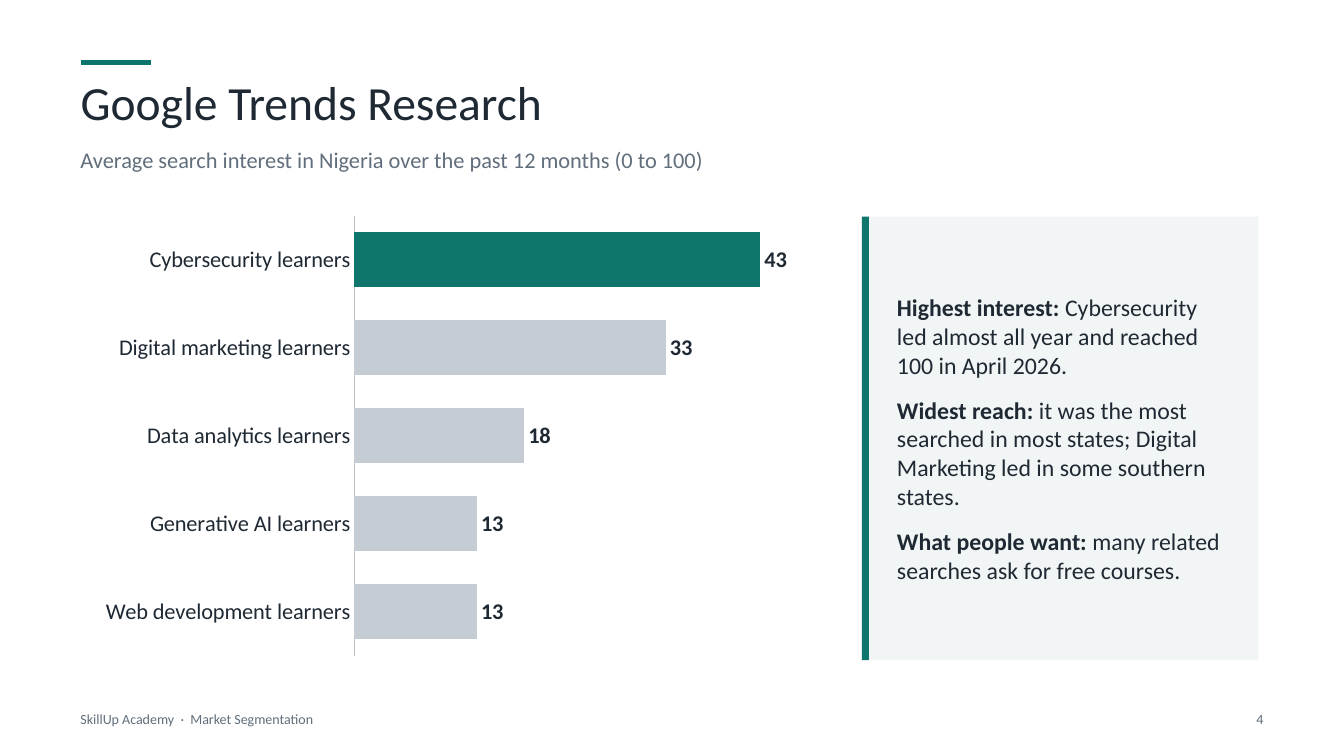
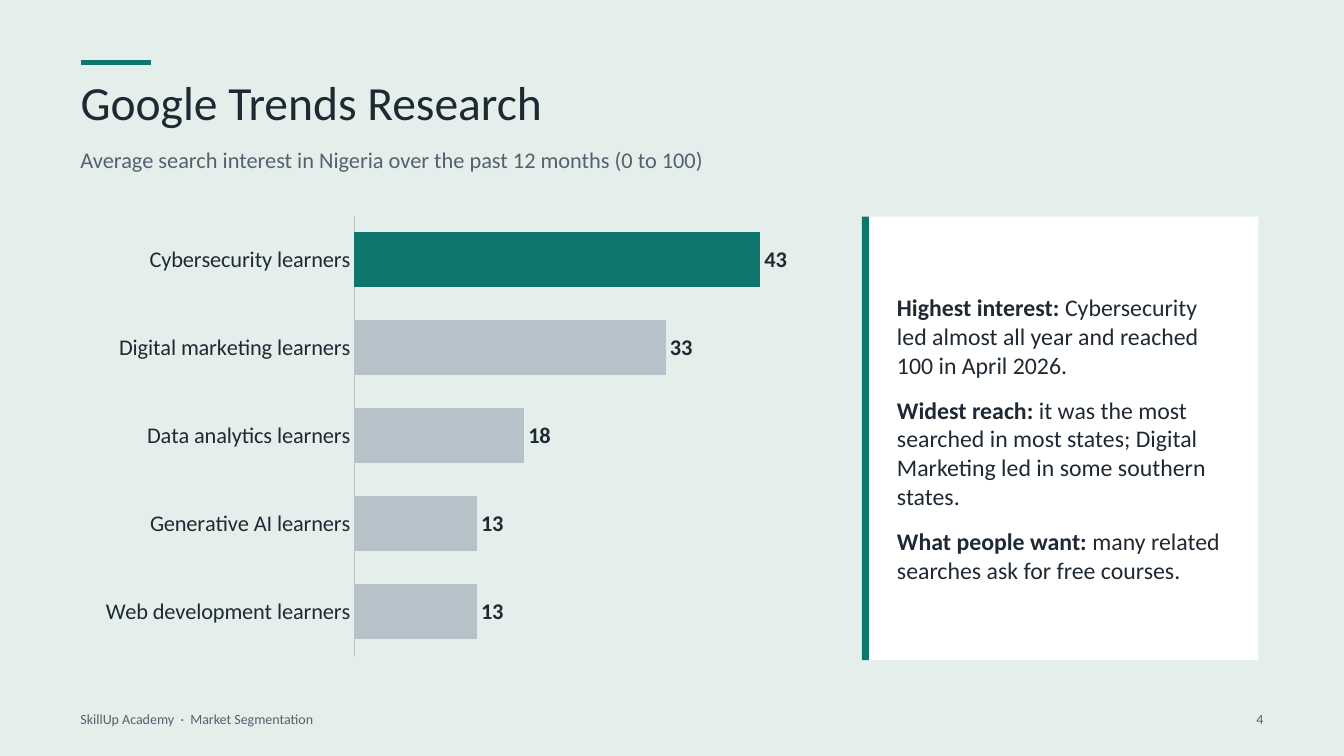
Before and after one commit to BadboyVee/BlackHoleeee, a slide deck: slide 4 of segmentation/Market_Segmentation.pptx. Drawn at 1344x756 pixels with LibreOffice and Linux fonts; fonts in the diff are those of the drawing. Boxes give left, top, right and bottom in pixels: in the first picture for what was removed or moved away, otherwise in the second. Text is boxed around its words. In the diff, an @@ line names an element or a change of style, - is before the commit and + after.

```diff
--- a/segmentation/Market_Segmentation.pptx
+++ b/segmentation/Market_Segmentation.pptx
@@ background #FFFFFF to #E4EFEC @@
@@ bar chart at (x1=91, y1=207, x2=842, y2=665) @@
@@ colour of Series 1 #C5CCD3 to #B7C1CA @@
@@ rectangle at (x1=862, y1=217, x2=1258, y2=660): fill #F2F5F5 to #FFFFFF @@
@@ text colour #616E7C to #55606E in 3 elements at (x1=80, y1=152, x2=703, y2=172), (x1=80, y1=714, x2=313, y2=727), (x1=1256, y1=715, x2=1263, y2=724) @@
```
Also in this commit, not shown: 8 other slides changed, 3 other files.
